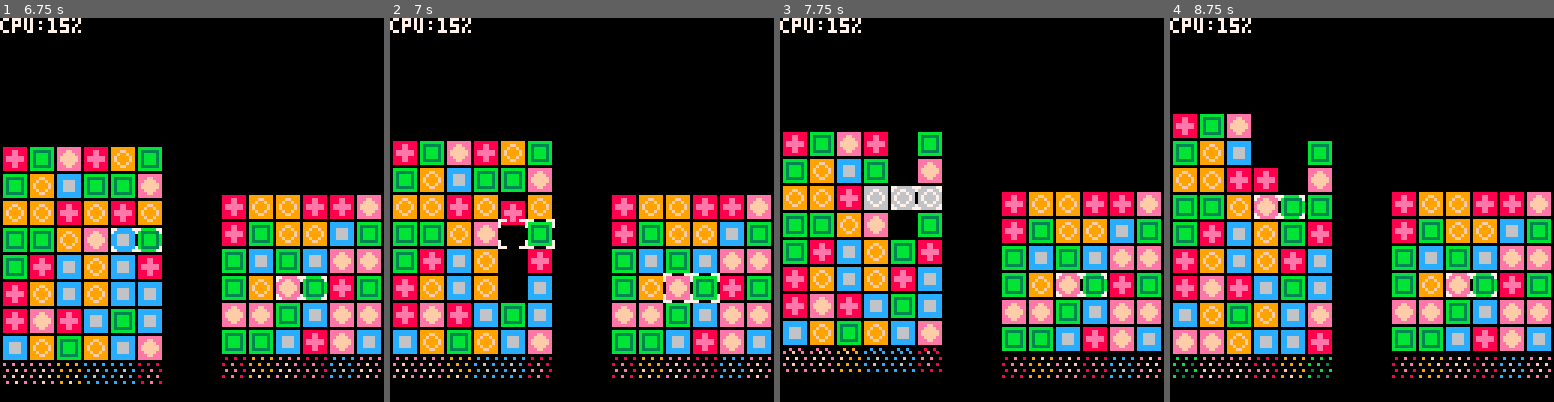
Above: before the commit, frames 1-4 (left to right).
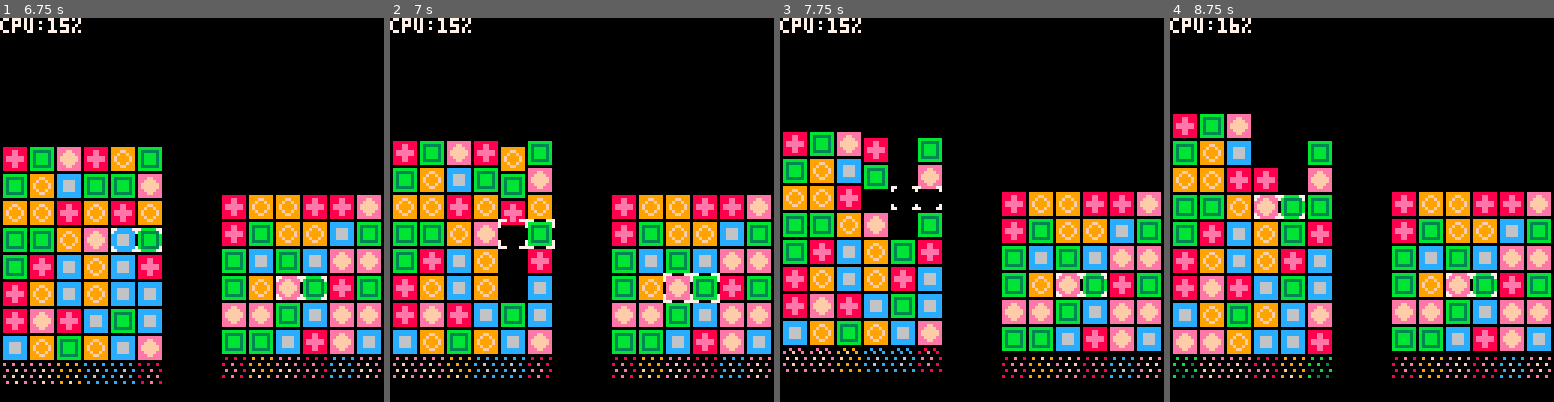
Above: after the commit, the same moments.

Repository: stevelavietes/pico8carts
Game: PICO-8 cartridge pa.p8
The game is run twice, just before and just after one commit, with the same random seed, the same clock (stepped at 60 frames per second) and the same inputs.
Inputs:
- Up to frame 1 (6.75 s): tap X (X key) at 0.33, 1.07, 1.85, 2.97, 4.08, 5.2, 6.32 s; tap O (Z key) at 0.7, 1.7, 2.1, 2.5, 2.9, 3.3, 3.7, 4.1, 4.5, 4.9, 5.3, 5.7, 6.1, 6.5 s; hold Right 1.6-2.1 s; hold Up 2.15-2.42 s; hold Right 2.47-3.03 s; hold Left 3.08-3.58 s; hold Down 3.63-3.97 s; hold Right 4.02-4.68 s; hold Up 4.73-5.03 s; hold Left 5.08-5.68 s; hold Down 5.73-6.03 s; hold Right 6.08-6.58 s; hold Right from 6.63 s (still down)
- Up to frame 2 (7 s): keep holding Right; tap O (Z key) at 6.9 s
- Up to frame 3 (7.75 s): release Right at 7.13 s; hold Up 7.18-7.45 s; tap O (Z key) at 7.3, 7.7 s; tap X (X key) at 7.43 s; hold Right from 7.5 s (still down)
- Up to frame 4 (8.75 s): release Right at 8.07 s; tap O (Z key) at 8.1, 8.5 s; hold Left 8.12-8.62 s; tap X (X key) at 8.55 s; hold Down from 8.67 s (still down)

Frame 1 is identical in both runs. In frame 2, 0.5% of the frame differs, in the area x 28-36%, y 32-47%; in frame 3, 2.1%, in the area x 21-43%, y 29-50%; in frame 4, less than 0.1%.

Commit message:
Scan up (not down).  Should have been in last commit.

Diff:
--- a/pa.p8
+++ b/pa.p8
@@ -254,9 +254,8 @@
       -- mark for falling
       set_falling(b, t, t2)
 
-      -- mark all blocks above
-      -- for falling
-      for a=y,b.h do
+      -- blocks above fall too
+      for a=y-1,1,-1 do
        a_t = b.t[a][x]
        if busy(a_t) then
         break
